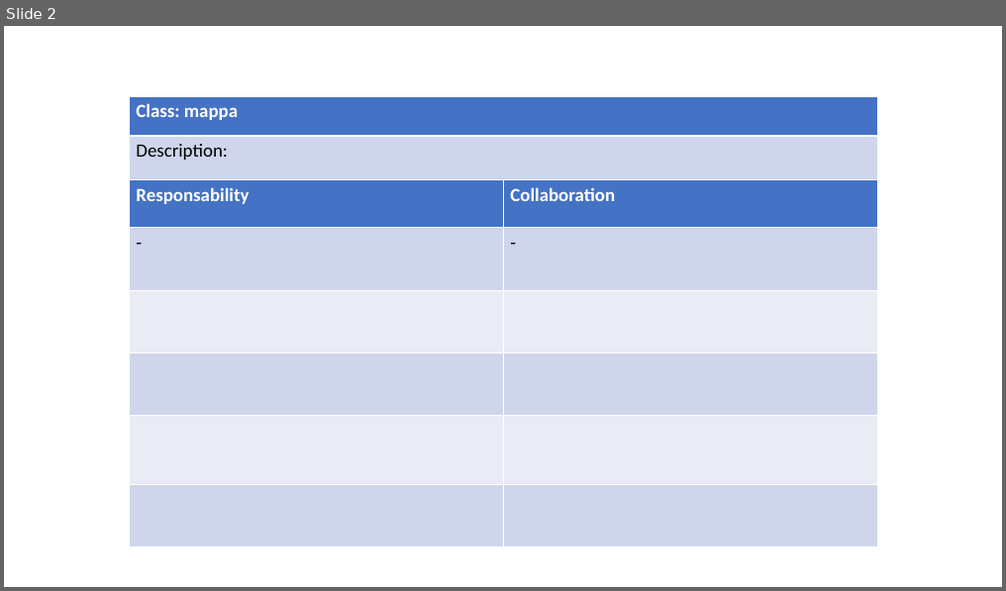
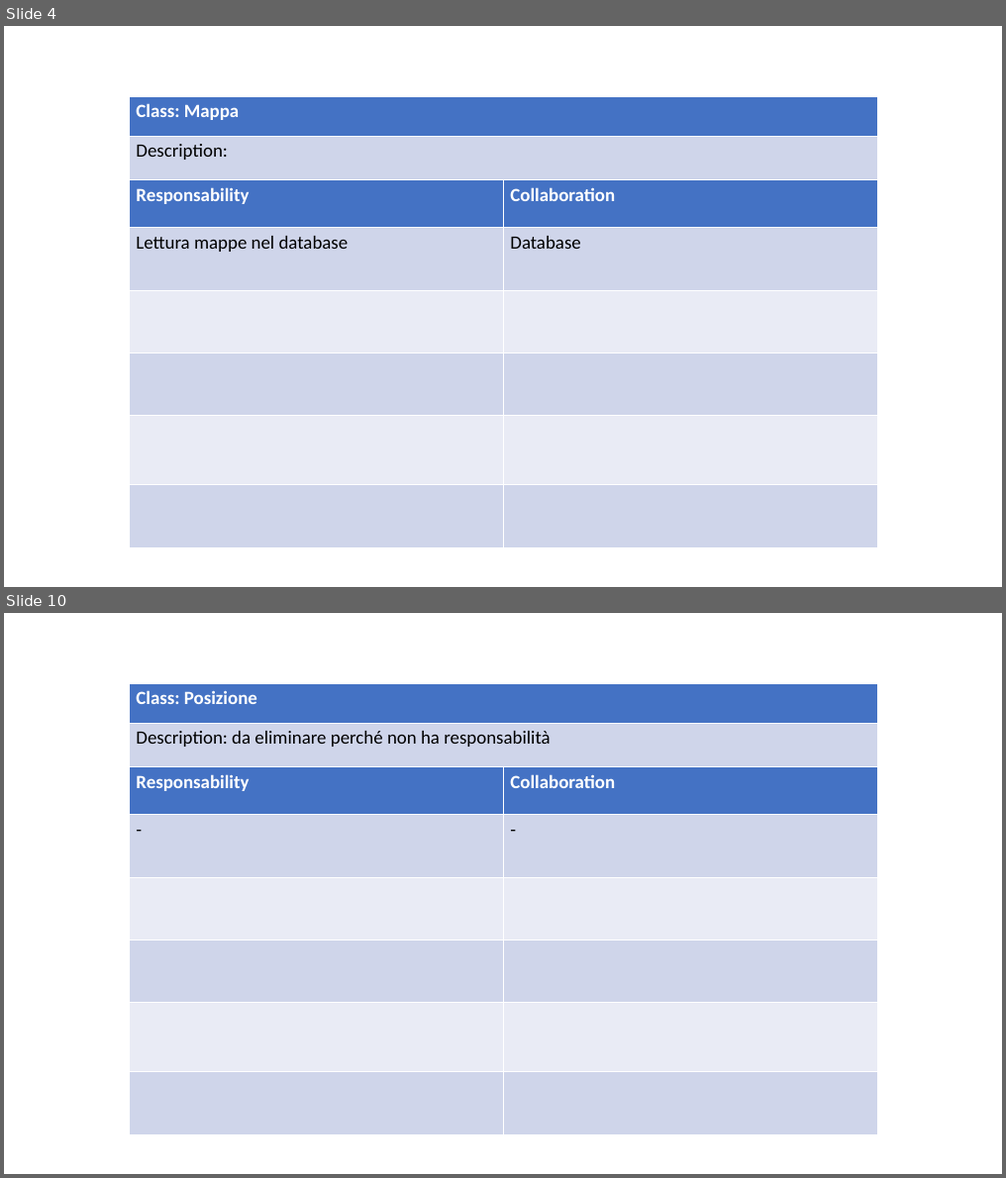
Before and after one commit to ecorradini/ProgettoIDS, a slide deck: AnalisiRequisiti/CRC/UT3/UT3.ppt. Shown one above the other, each under a label of ours: slide 2 before the commit, slides 4 and 10 after it; the slides between them are not shown. The pictures are 1006x591 and 1006x1178 pixels, drawn with LibreOffice and Linux fonts; fonts in the diff are those of the drawing. Boxes give left, top, right and bottom in pixels: in the first picture for what was removed or moved away, otherwise in the second. Text is boxed around its words. In the diff, an @@ line names an element or a change of style, - is before the commit and + after.

```diff
--- a/AnalisiRequisiti/CRC/UT3/UT3.ppt
+++ b/AnalisiRequisiti/CRC/UT3/UT3.ppt
@@ slide 10 added at <box>4,613,1002,1174</box>, background #FFFFFF @@
@@ table added at <box>129,683,877,767</box>, 2 rows, 1 columns @@
+Class: Posizione
+Description: da eliminare perché non ha responsabilità
@@ table added at <box>129,766,877,1134</box>, 6 rows, 2 columns @@
+Responsability | Collaboration
+- | -
+ | 
+ | 
+ | 
+ | 
@@ what was slide 2 is now slide 4 @@
@@ slide 4 changed as well @@
@@ table at <box>129,96,877,180</box> @@
-row 1, column 1: Class: mappa
+row 1, column 1: Class: Mappa
@@ line spacing 1 to 0.98 @@
@@ borders changed @@
@@ table at <box>129,179,877,547</box> @@
-row 2, column 1: -
+row 2, column 1: Lettura mappe nel database
-row 2, column 2: -
+row 2, column 2: Database
@@ line spacing 1 to 0.98 @@
@@ borders changed @@
```
Also in this commit, not shown: 3 other slides changed, 5 other slides added, 3 slides removed.
